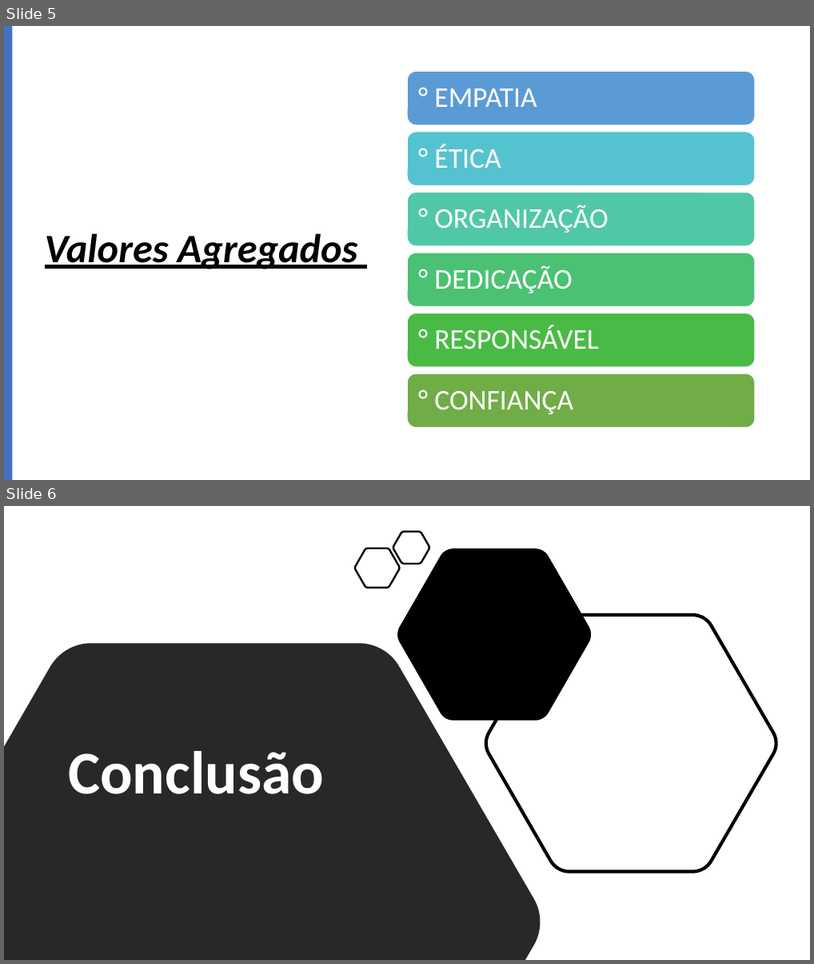
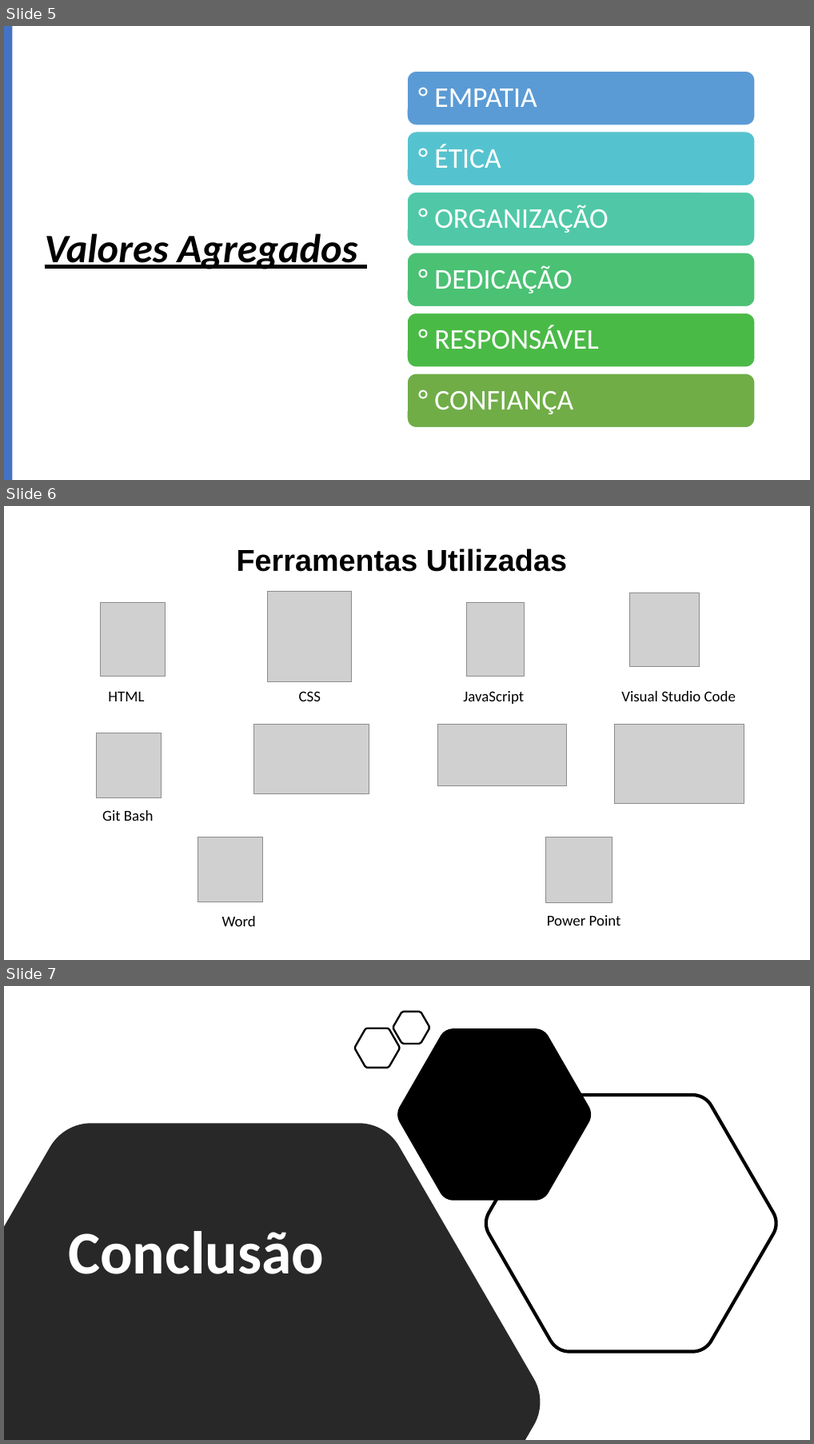
Before and after one commit to carlosmascena/primeiro-repositorio-ads-b, a slide deck: projeto-site/public/documentacao/Slides para o Projeto Individual.pptx. Shown one above the other, each under a label of ours: slides 5 and 6 before the commit, slides 5, 6 and 7 after it. The pictures are 814x964 and 814x1444 pixels, drawn with LibreOffice and Linux fonts; fonts in the diff are those of the drawing; grey boxes stand for pictures. Boxes give left, top, right and bottom in pixels: in the first picture for what was removed or moved away, otherwise in the second. Text is boxed around its words. In the diff, an @@ line names an element or a change of style, - is before the commit and + after.

Commit message:
Slide ferramentas

```diff
--- a/projeto-site/public/documentacao/Slides para o Projeto Individual.pptx
+++ b/projeto-site/public/documentacao/Slides para o Projeto Individual.pptx
@@ slide 6 added at bbox=[4, 506, 810, 960], background #FFFFFF @@
@@ title added at bbox=[237, 548, 567, 572], 36 pt, text #000000, bold @@
+Ferramentas Utilizadas
@@ picture added at bbox=[267, 592, 352, 682] @@
@@ picture added at bbox=[630, 593, 699, 667] @@
@@ picture added at bbox=[101, 602, 165, 676] @@
@@ picture added at bbox=[467, 602, 524, 676] @@
@@ text added at bbox=[108, 692, 144, 701], 18 pt, text #000000 @@
+HTML
@@ text added at bbox=[299, 691, 321, 701], 18 pt, text #000000 @@
+CSS
@@ text added at bbox=[463, 691, 524, 704], 18 pt, text #000000 @@
+JavaScript
@@ text added at bbox=[622, 691, 736, 701], 18 pt, text #000000 @@
+Visual Studio Code
@@ picture added at bbox=[97, 733, 162, 797] @@
@@ picture added at bbox=[254, 724, 369, 794] @@
@@ picture added at bbox=[438, 724, 567, 785] @@
@@ picture added at bbox=[615, 724, 745, 803] @@
@@ text added at bbox=[102, 810, 154, 820], 18 pt, text #000000 @@
+Git Bash
@@ picture added at bbox=[198, 837, 263, 902] @@
@@ picture added at bbox=[546, 837, 613, 902] @@
@@ text added at bbox=[222, 916, 256, 926], 18 pt, text #000000 @@
+Word
@@ text added at bbox=[547, 915, 622, 925], 18 pt, text #000000 @@
+Power Point
@@ what was slide 6 is now slide 7 @@
```
